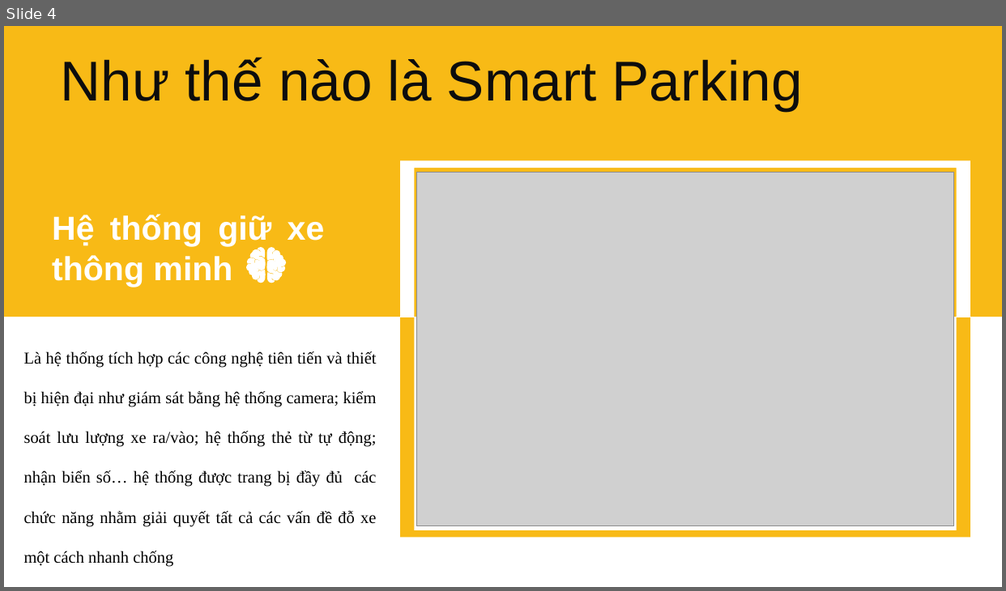
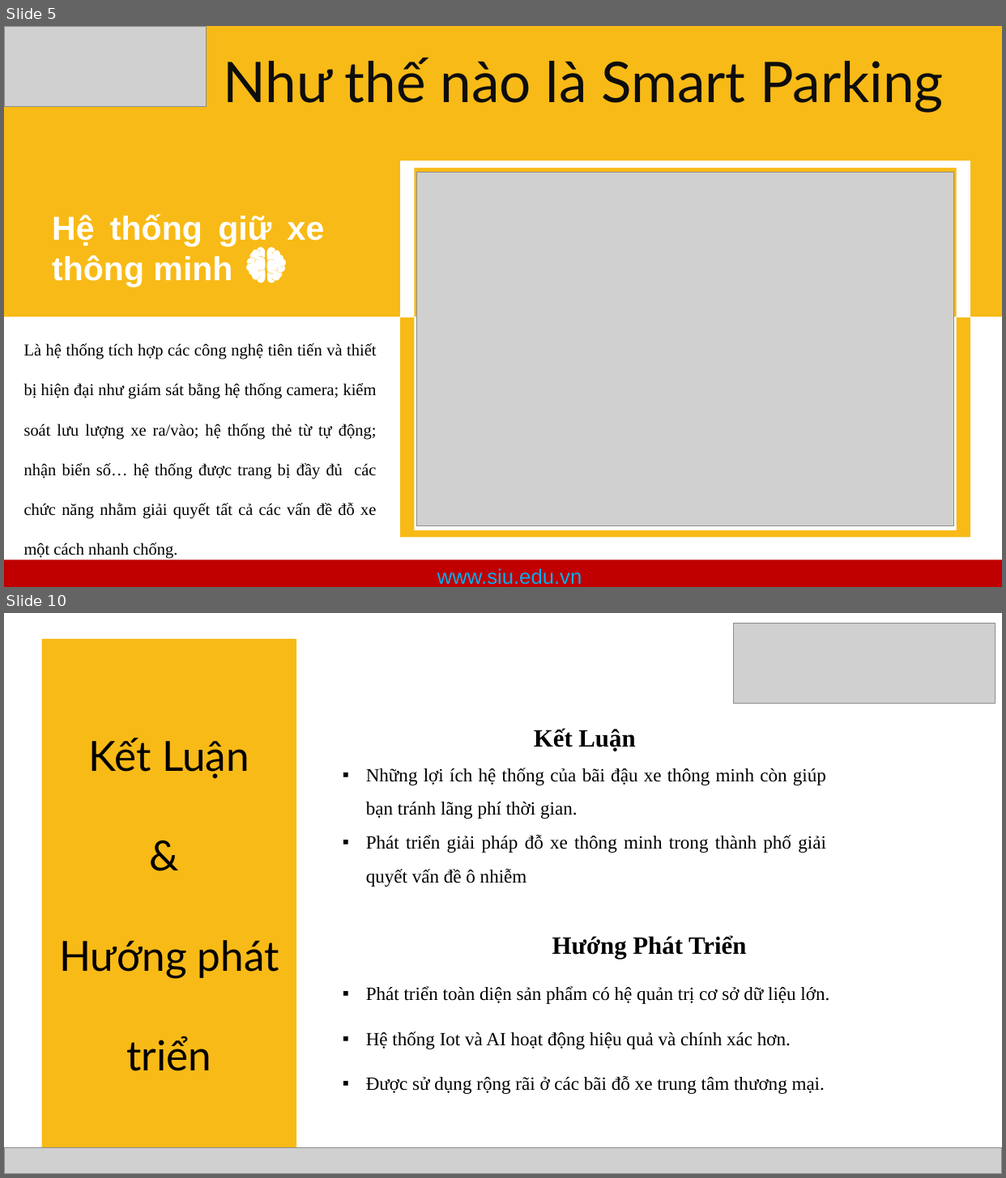
Before and after one commit to duyennd83/ParkingDemo, a slide deck: ParkingBCNCKH.pptx. Shown one above the other, each under a label of ours: slide 4 before the commit, slides 5 and 10 after it; the slides between them are not shown. The pictures are 1006x591 and 1006x1178 pixels, drawn with LibreOffice and Linux fonts; fonts in the diff are those of the drawing; grey boxes stand for pictures. Boxes give left, top, right and bottom in pixels: in the first picture for what was removed or moved away, otherwise in the second. Text is boxed around its words. In the diff, an @@ line names an element or a change of style, - is before the commit and + after.

```diff
--- a/ParkingBCNCKH.pptx
+++ b/ParkingBCNCKH.pptx
@@ slide 10 added at (4, 613, 1002, 1174), background #FFFFFF @@
@@ picture added at (734, 623, 995, 703) @@
@@ rectangle added at (42, 639, 296, 1149), fill #F8BA16 @@
@@ text added at (366, 728, 826, 887), 18 pt, text #000000 @@
+Kết Luận
+▪ Những lợi ích hệ thống của bãi đậu xe thông minh còn giúp bạn tránh lãng phí thời gian.
+▪ Phát triển giải pháp đỗ xe thông minh trong thành phố giải quyết vấn đề ô nhiễm
@@ text added at (59, 738, 279, 1071), 40 pt, text #000000 @@
+Kết Luận
+&
+Hướng phát triển
@@ text added at (366, 935, 829, 1094), 18 pt, text #000000 @@
+Hướng Phát Triển
+▪ Phát triển toàn diện sản phẩm có hệ quản trị cơ sở dữ liệu lớn.
+▪ Hệ thống Iot và AI hoạt động hiệu quả và chính xác hơn.
+▪ Được sử dụng rộng rãi ở các bãi đỗ xe trung tâm thương mại.
@@ picture added at (4, 1148, 1002, 1174) @@
@@ what was slide 4 is now slide 5 @@
@@ slide 5 changed as well @@
@@ picture added at (5, 26, 206, 106) @@
@@ text "Như thế nào là Smart ...": place and size @@
-text "Như thế nào là Smart ..." at (60, 57, 803, 111)
+text "Như thế nào là Smart ..." at (223, 58, 944, 113)
@@ text "Như thế nào là Smart ..." at (223, 58, 944, 113): font Arial to Lato; alignment left to centre @@
@@ text at (24, 344, 377, 559): text changed @@
-Là hệ thống tích hợp các công nghệ tiên tiến và thiết bị hiện đại như giám sát bằng hệ thống camera; kiểm soát lưu lượng xe ra/vào; hệ thống thẻ từ tự động; nhận biển số… hệ thống được trang bị đầy đủ các chức năng nhằm giải quyết tất cả các vấn đề đỗ xe một cách nhanh chống
+Là hệ thống tích hợp các công nghệ tiên tiến và thiết bị hiện đại như giám sát bằng hệ thống camera; kiểm soát lưu lượng xe ra/vào; hệ thống thẻ từ tự động; nhận biển số… hệ thống được trang bị đầy đủ các chức năng nhằm giải quyết tất cả các vấn đề đỗ xe một cách nhanh chống.
@@ rectangle added at (4, 561, 1002, 587), fill #C00000 @@
@@ text added at (437, 569, 582, 585), 20 pt, text #00B0F0 @@
+www.siu.edu.vn
```
Also in this commit, not shown: 3 other slides changed, 5 other slides added, 37 other files.
